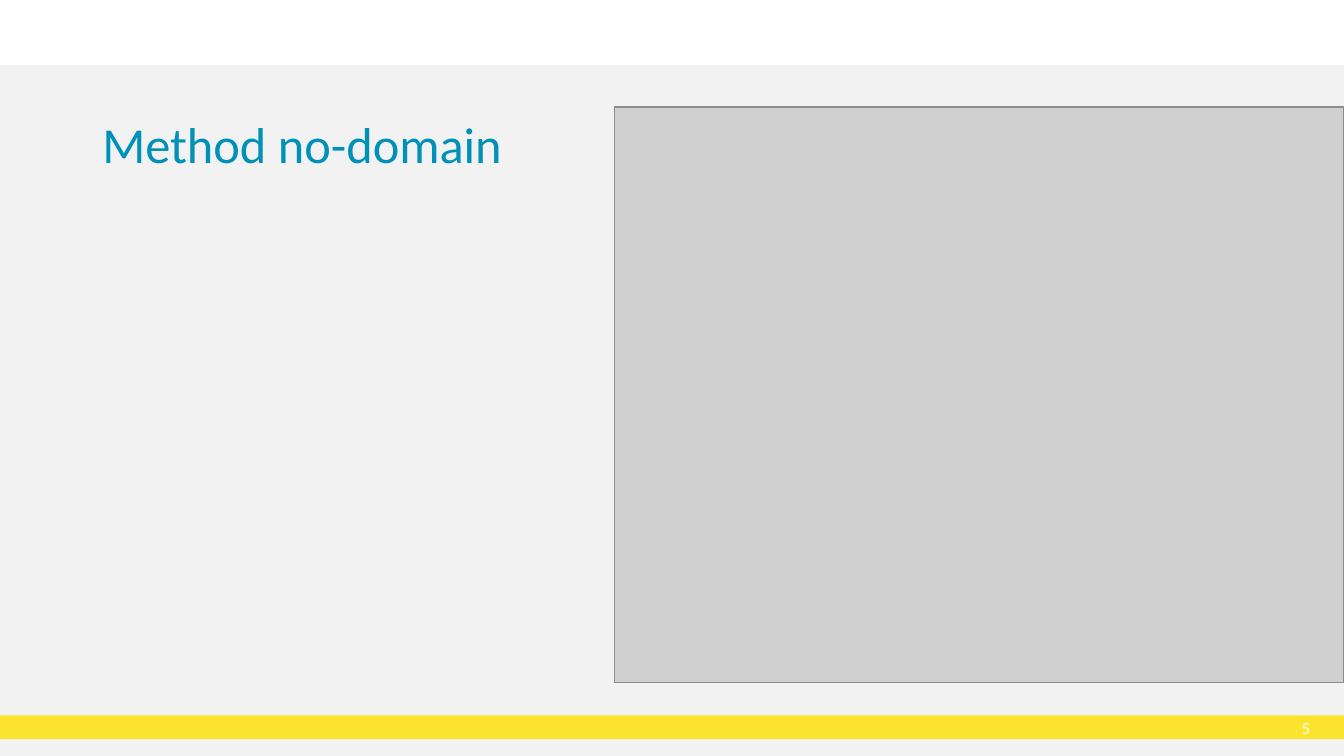
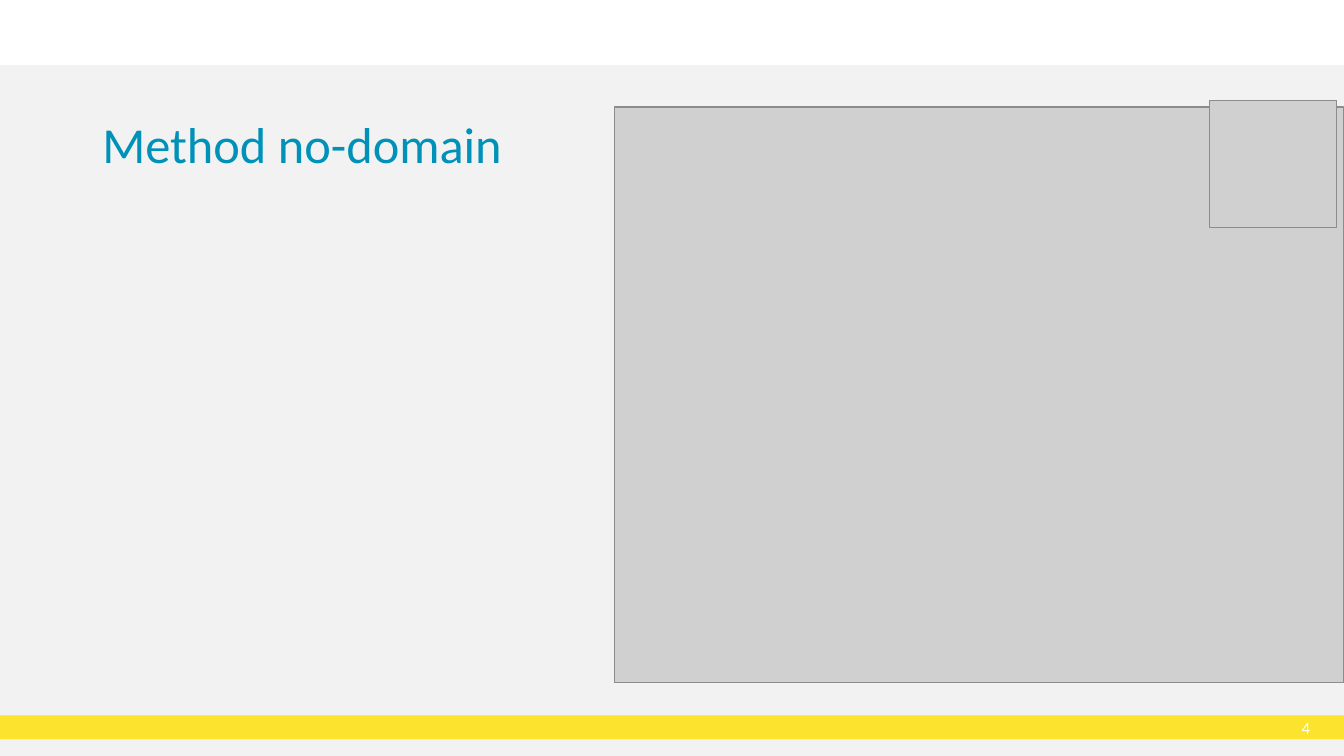
Before and after one commit to HL7Norway/best-practice, a slide deck: slide 5 of docs/presentasjoner/DD23_CT_230508_Thomas_Tveit_Rosenlund_FHIR-in-Norway.pptx (slide 6 before the commit). Drawn at 1344x756 pixels with LibreOffice and Linux fonts; fonts in the diff are those of the drawing; grey boxes stand for pictures; background and template pictures are left out. Boxes give left, top, right and bottom in pixels: in the first picture for what was removed or moved away, otherwise in the second. Text is boxed around its words. In the diff, an @@ line names an element or a change of style, - is before the commit and + after.

```diff
--- a/docs/presentasjoner/DD23_CT_230508_Thomas_Tveit_Rosenlund_FHIR-in-Norway.pptx
+++ b/docs/presentasjoner/DD23_CT_230508_Thomas_Tveit_Rosenlund_FHIR-in-Norway.pptx
@@ picture added at <box>1210,101,1337,228</box> @@
@@ page number at <box>1302,723,1310,734</box>: text changed @@
-5
+4
```
Also in this commit, not shown: 3 other slides changed, 4 slides added, 2 slides removed.
